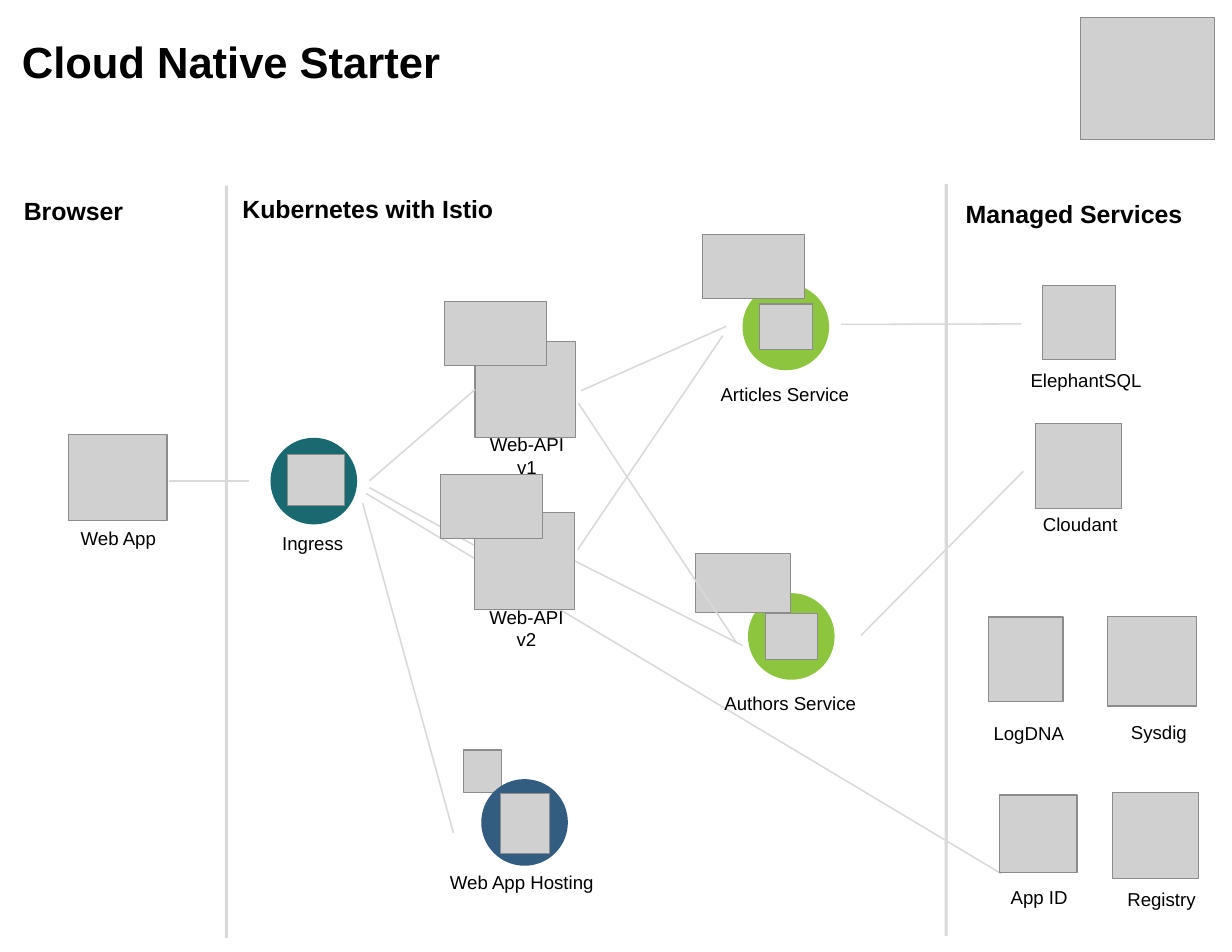
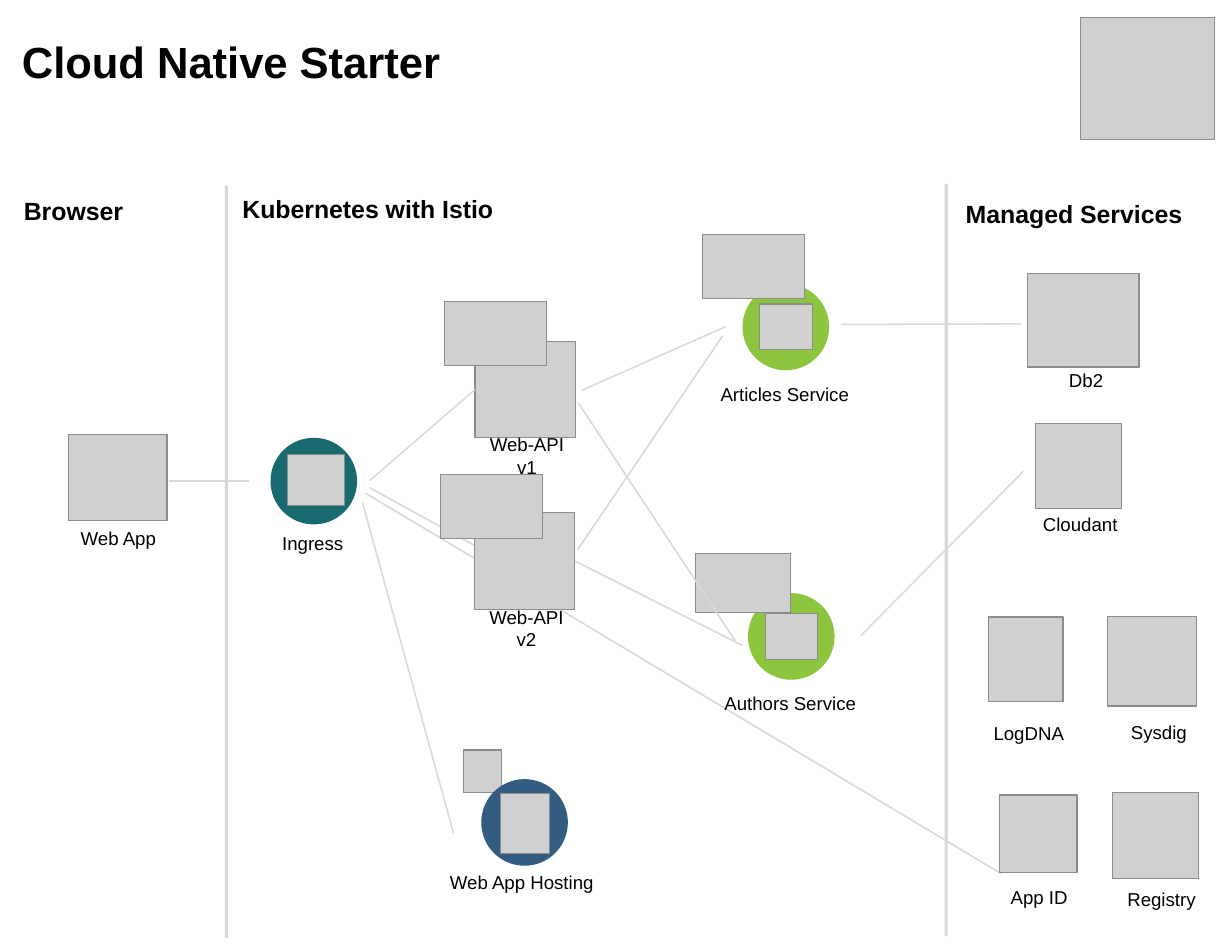
Before and after one commit to IBM/cloud-native-starter, a slide deck: slide 1 of cloud-native-starter.pptx. Drawn at 1232x952 pixels with LibreOffice and Linux fonts; fonts in the diff are those of the drawing; grey boxes stand for pictures. Boxes give left, top, right and bottom in pixels: in the first picture for what was removed or moved away, otherwise in the second. Text is boxed around its words. In the diff, an @@ line names an element or a change of style, - is before the commit and + after.

```diff
--- a/cloud-native-starter.pptx
+++ b/cloud-native-starter.pptx
@@ picture: place and size @@
-picture at <box>1042,286,1116,360</box>
+picture at <box>1027,273,1139,367</box>
@@ text at <box>1069,373,1103,387</box>: text changed @@
-ElephantSQL
+Db2
```
Also in this commit, not shown: 1 other slide changed, 1 other file.
